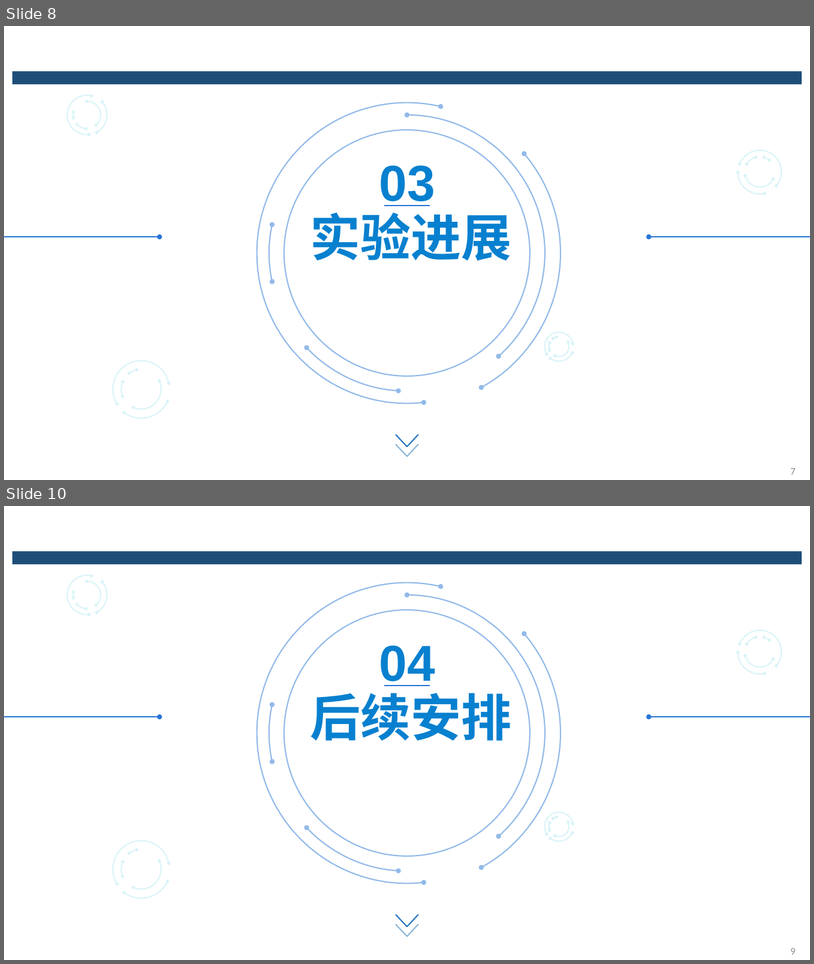
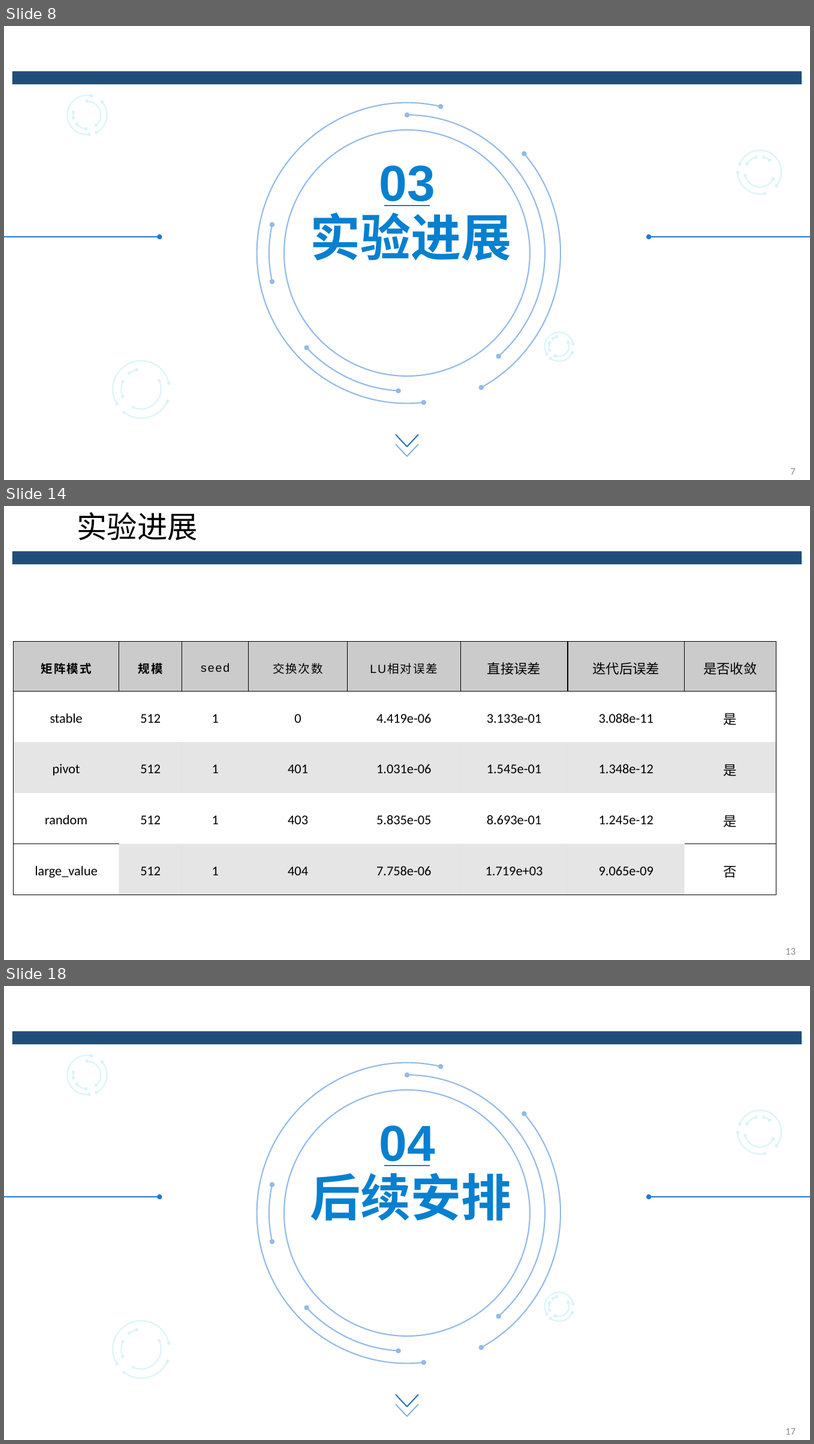
Before and after one commit to qcjjsyx/Graduation-Project, a slide deck: graduation-project/中期/中期答辩_黄渊.pptx. Shown one above the other, each under a label of ours: slides 8 and 10 before the commit, slides 8, 14 and 18 after it; the slides between them are not shown. The pictures are 814x964 and 814x1444 pixels, drawn with LibreOffice and Linux fonts; fonts in the diff are those of the drawing; background and template pictures are left out. Boxes give left, top, right and bottom in pixels: in the first picture for what was removed or moved away, otherwise in the second. Text is boxed around its words. In the diff, an @@ line names an element or a change of style, - is before the commit and + after.

```diff
--- a/graduation-project/中期/中期答辩_黄渊.pptx
+++ b/graduation-project/中期/中期答辩_黄渊.pptx
@@ slide 14 added at box(4, 506, 810, 960), background #FFFFFF; not listed: 1 template element that a slide beside it also shows @@
@@ title added at box(77, 512, 198, 540), 36 pt, text #000000 @@
+实验进展
@@ table added at box(14, 642, 777, 895), 5 rows, 8 columns @@
+矩阵模式 | 规模 | seed | 交换次数 | LU相对误差 | 直接误差 | 迭代后误差 | 是否收敛
+stable | 512 | 1 | 0 | 4.419e-06 | 3.133e-01 | 3.088e-11 | 是
+pivot | 512 | 1 | 401 | 1.031e-06 | 1.545e-01 | 1.348e-12 | 是
+random | 512 | 1 | 403 | 5.835e-05 | 8.693e-01 | 1.245e-12 | 是
+large_value | 512 | 1 | 404 | 7.758e-06 | 1.719e+03 | 9.065e-09 | 否
@@ page number added at box(786, 948, 796, 954), 12 pt, text #898989 @@
+13
@@ what was slide 10 is now slide 18 @@
@@ page number at box(786, 1428, 796, 1434): text changed @@
-9
+17
```
Also in this commit, not shown: 4 slides changed, 7 other slides added, 52 other files.
